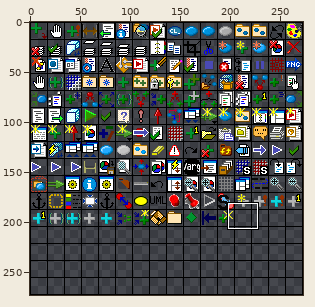
Sprite sheet, stored at Delivery/studio/bitmaps/png/icon_matrix_16.png. The first picture is a wide view before the edit; the outline marks the close-up.
Close-up. First the earlier version:
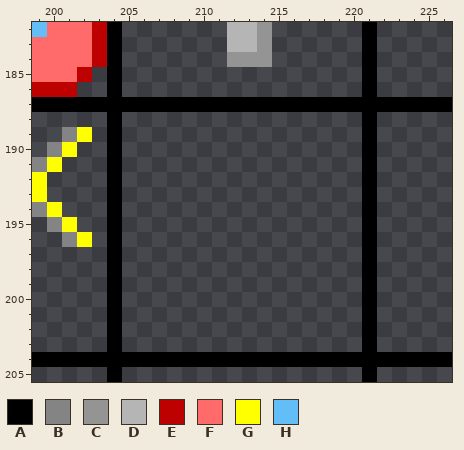
The file is 273x273 pixels. Colours within 5 levels of each other are drawn and written as one. Shown: x 199..226, y 182..205.
Palette (. is transparent): A #000000  B #848484  C #949494  D #b5b5b5  E #bd0000  F #ff6b6b  G #ffff00  H #63bdf7
Pixels before, first column x 199:
182 HFFFEA.......DDC......A.....
183 FFFFEA.......DDC......A.....
184 FFFFEA.......CCC......A.....
185 FFFE.A................A.....
186 EEE..A................A.....
187 AAAAAAAAAAAAAAAAAAAAAAAAAAAA
188 .....A................A.....
189 ..BG.A................A.....
190 .BG..A................A.....
191 BG...A................A.....
192 G....A................A.....
193 G....A................A.....
194 BG...A................A.....
195 .BG..A................A.....
196 ..BG.A................A.....
197 .....A................A.....
198 .....A................A.....
199 .....A................A.....
200 .....A................A.....
201 .....A................A.....
202 .....A................A.....
203 .....A................A.....
204 AAAAAAAAAAAAAAAAAAAAAAAAAAAA
205 .....A................A.....
Now the later version:
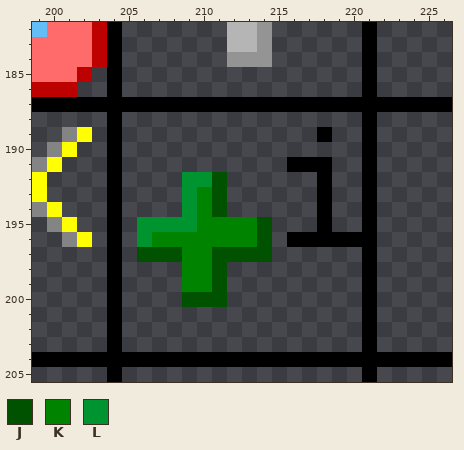
Colours new in this view: J #005100  K #008400  L #009431
What changed:
y 189: x 218 . -> A
y 191: x 216..218 ... -> AAA
y 192: x 209..211 ... -> LLJ; x 218 . -> A
y 193..194: x 209..211 ... -> LKJ; x 218 . -> A
y 195: x 206..214 ......... -> LLLLKKKKJ; x 218 . -> A
y 196: x 206..214 ......... -> LKKKKKKKJ; x 216..220 ..... -> AAAAA
y 197: x 206..214 ......... -> JJJKKJJJJ
y 198..199: x 209..211 ... -> KKJ
y 200: x 209..211 ... -> JJJ
Changed places in both close-ups, as pixel boxes (x1, y1, x2, y2):
added: (137, 127, 362, 307)
